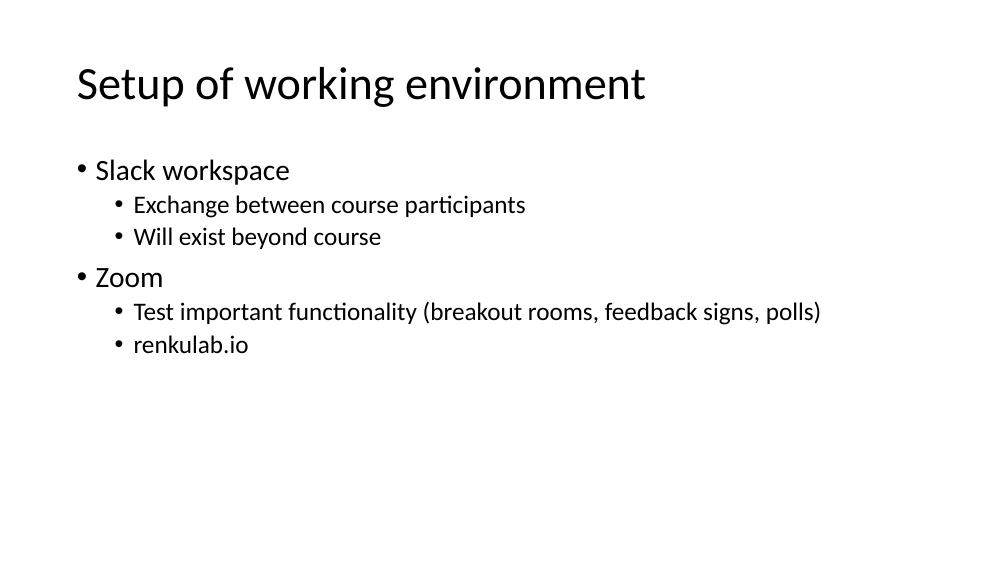
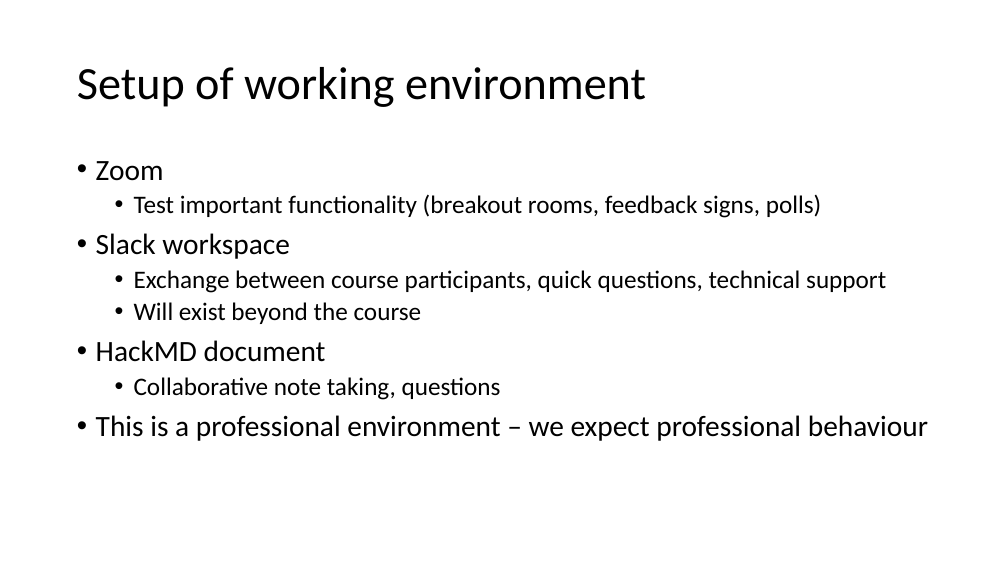
Before and after one commit to fmicompbio/adv_scrnaseq_2020, a slide deck: slide 3 of introduction/Introduction.pptx (slide 6 before the commit). Drawn at 1008x567 pixels with LibreOffice and Linux fonts; fonts in the diff are those of the drawing. Boxes give left, top, right and bottom in pixels: in the first picture for what was removed or moved away, otherwise in the second. Text is boxed around its words. In the diff, an @@ line names an element or a change of style, - is before the commit and + after.

```diff
--- a/introduction/Introduction.pptx
+++ b/introduction/Introduction.pptx
@@ text at (96, 159, 526, 249): paragraphs removed @@
-• Slack workspace
-  • Exchange between course participants
-  • Will exist beyond course
@@ text at (96, 233, 928, 441): text changed @@
-  • renkulab.io
+• Slack workspace
+  • Exchange between course participants, quick questions, technical support
+  • Will exist beyond the course
+• HackMD document
+  • Collaborative note taking, questions
+• This is a professional environment – we expect professional behaviour
```
Also in this commit, not shown: 1 other slide changed, 3 slides added, 1 other file.
